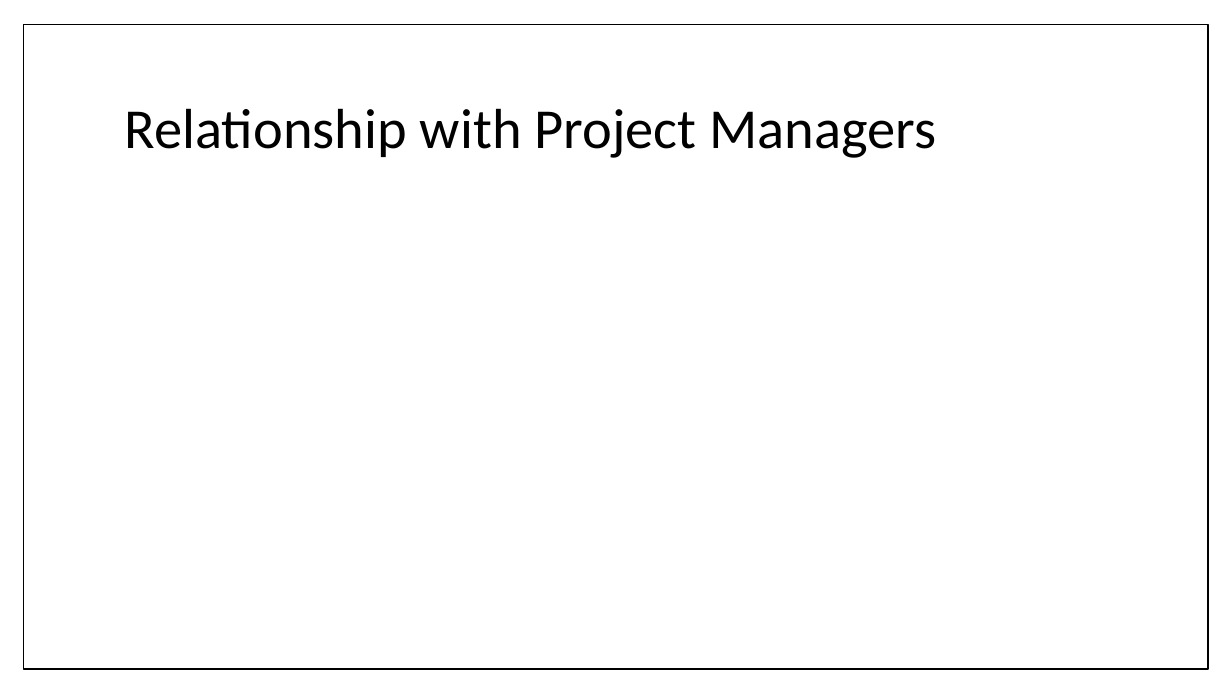
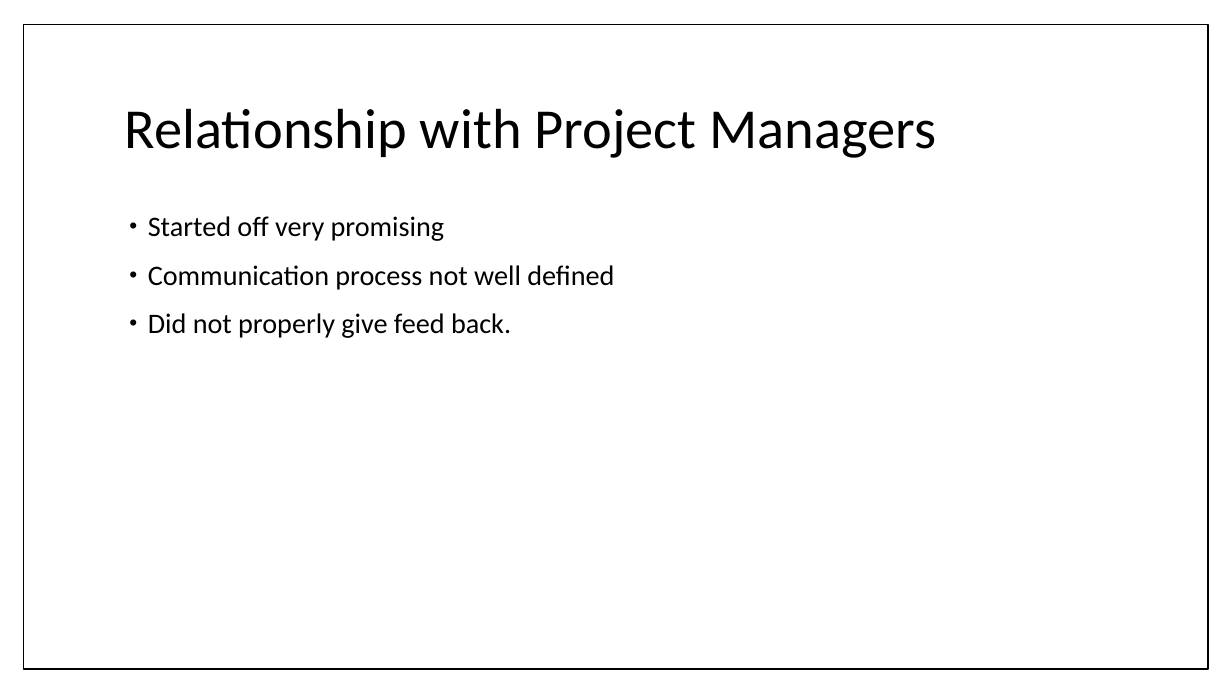
Before and after one commit to umdfeynman/umdfeynman, a slide deck: slide 10 of Work_In_Progress/CS/SPMP_Presentation.pptx. Drawn at 1232x693 pixels with LibreOffice and Linux fonts; fonts in the diff are those of the drawing. Boxes give left, top, right and bottom in pixels: in the first picture for what was removed or moved away, otherwise in the second. Text is boxed around its words. In the diff, an @@ line names an element or a change of style, - is before the commit and + after.

```diff
--- a/Work_In_Progress/CS/SPMP_Presentation.pptx
+++ b/Work_In_Progress/CS/SPMP_Presentation.pptx
@@ text added at (148, 216, 614, 338), 22 pt, text #000000 @@
+• Started off very promising
+• Communication process not well defined
+• Did not properly give feed back.
```
Also in this commit, not shown: 8 other slides changed, 4 slides added, 1 slide removed.
